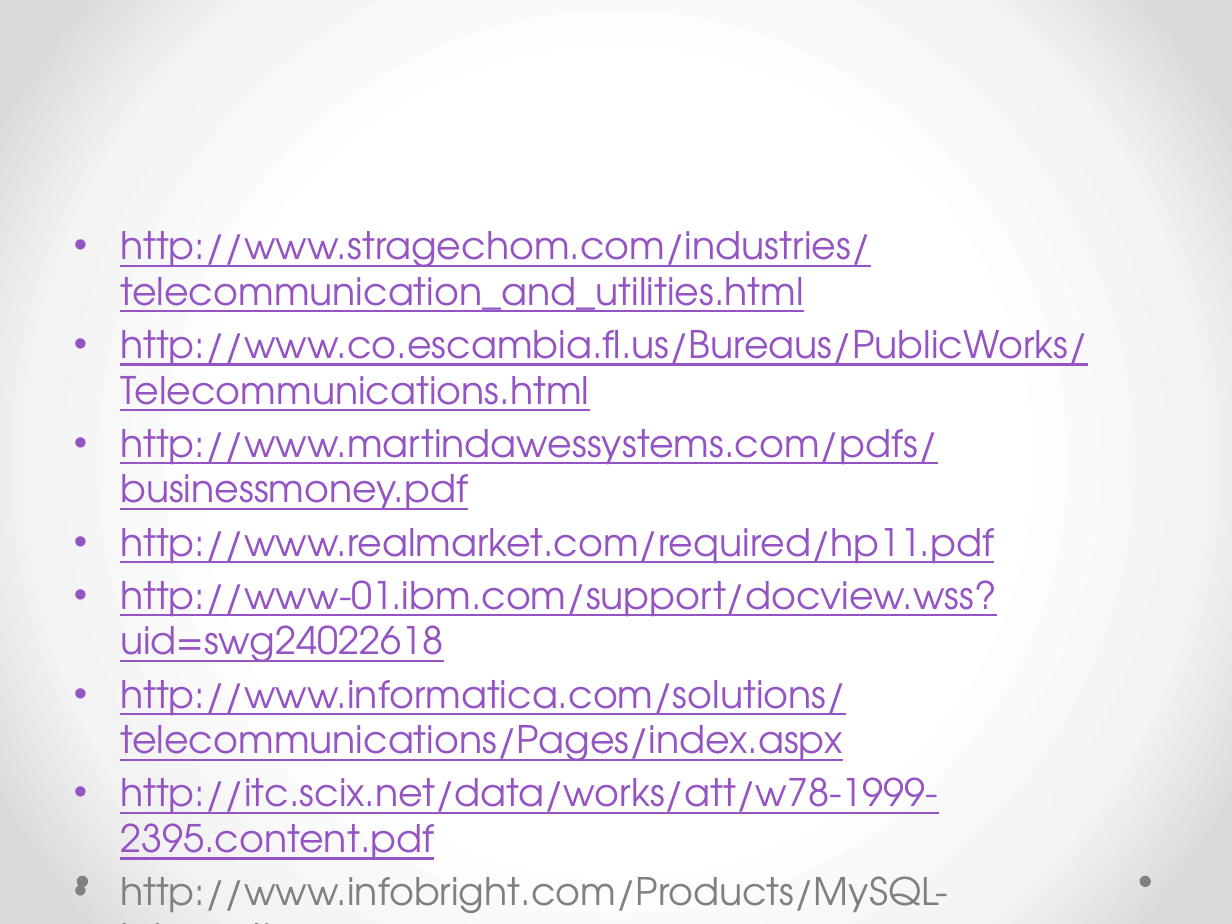
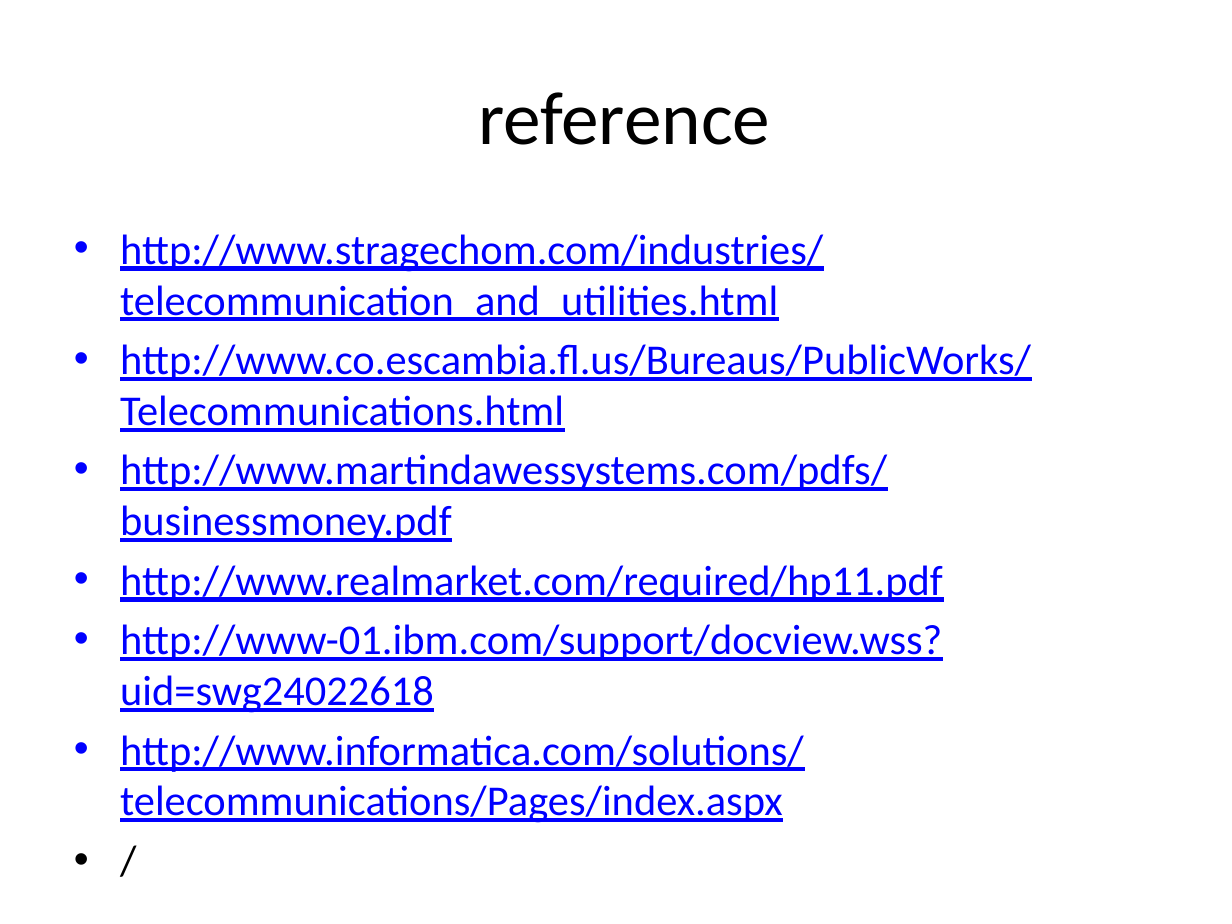
Before and after one commit to passzenith/passzenithproject, a slide deck: slide 40 of DW/Telecommunications and Utilities.pptx (slide 37 before the commit). Drawn at 1232x924 pixels with LibreOffice and Linux fonts; fonts in the diff are those of the drawing. Boxes give left, top, right and bottom in pixels: in the first picture for what was removed or moved away, otherwise in the second. Text is boxed around its words. In the diff, an @@ line names an element or a change of style, - is before the commit and + after.

```diff
--- a/DW/Telecommunications and Utilities.pptx
+++ b/DW/Telecommunications and Utilities.pptx
@@ background gradient #FFFFFF to #F4F4F4 to #DADADA to #FFFFFF @@
@@ title added at box(478, 92, 770, 145), 44 pt, text #000000 @@
+reference
@@ text at box(120, 234, 1031, 823): size 22.2 to 24.8 pt, font TeX Gyre Adventor to Calibri, text colour #9454C3 to #0000FF @@
@@ text at box(120, 777, 948, 913): text changed; size 22.2 to 24.8 pt; font TeX Gyre Adventor to Calibri; text colour #9454C3 to #000000 @@
-• http://itc.scix.net/data/works/att/w78-1999-2395.content.pdf
-• http://www.infobright.com/Products/MySQL-Integration/
+• /
@@ ellipse removed at box(76, 876, 87, 887) @@
@@ ellipse removed at box(1140, 876, 1151, 887) @@
```
Also in this commit, not shown: 14 other slides changed, 25 slides added, 22 slides removed.
